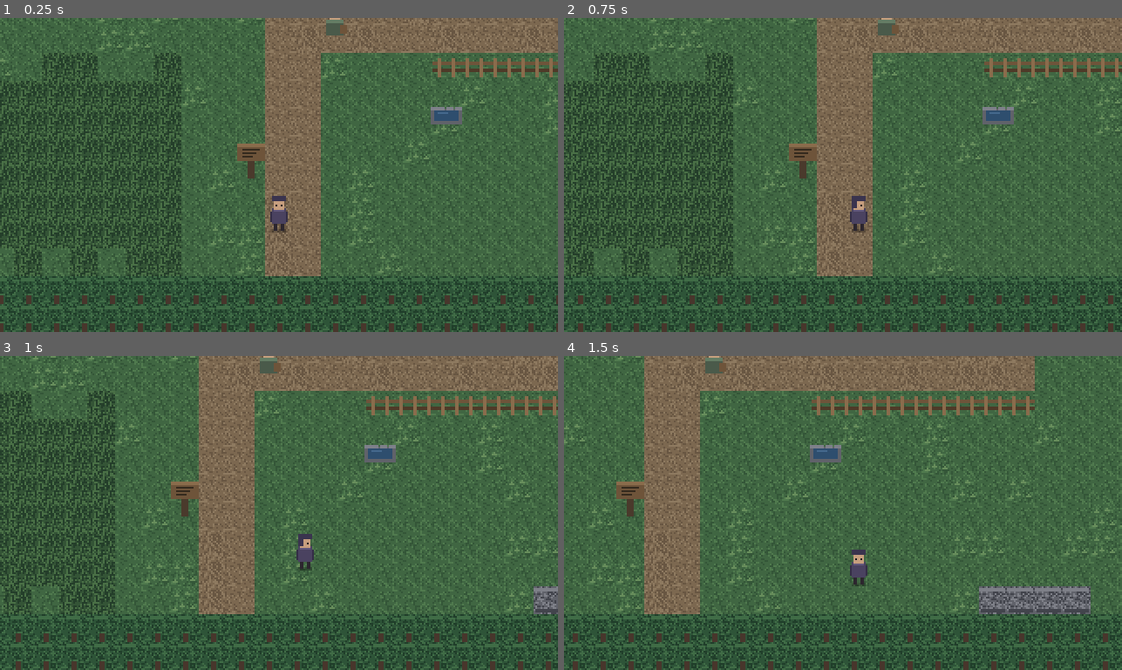
Above: before the commit, frames 1-4 (two rows, left to right).
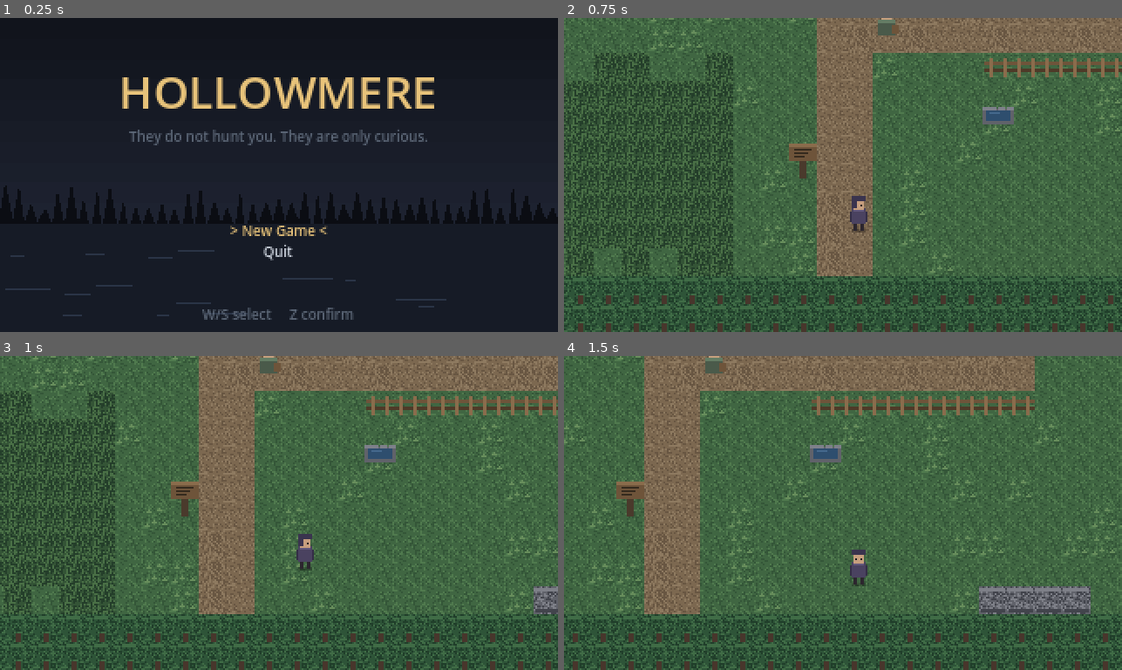
Above: after the commit, the same moments.

Repository: ducetruce/game
Game: Godot game, scene res://scenes/ui/title_screen.tscn
The game is run twice, just before and just after one commit, with the same random seed, the same clock (stepped at 60 frames per second) and the same inputs. Before the commit the project starts from res://scenes/overworld/overworld.tscn.
Inputs:
- Up to frame 1 (0.25 s): no input
- Up to frame 2 (0.75 s): tap Enter at 0.5 s; hold D (move_right) from 0.53 s (still down); hold Shift (run) from 0.53 s (still down); tap Z (interact) at 0.6 s
- Up to frame 3 (1 s): keep holding D (move_right); keep holding Shift (run)
- Up to frame 4 (1.5 s): release D (move_right) at 1.28 s; release Shift (run) at 1.28 s; hold S (move_down) from 1.28 s (still down); tap Shift (run) at 1.35 s

The runs differ from the first frame. In frame 1, 100% of the frame differs, in the area x 0-100%, y 0-100%; in frame 2, nothing differs; in frame 3, nothing differs; in frame 4, nothing differs.

Commit message:
Add a title screen so starting over does not mean deleting a file
The game booted straight into the overworld and silently resumed whatever
save it found, so starting over meant deleting user://savegame.json by
hand -- and the fresh-start experience could not be tested without leaving
the game.

scenes/ui/title_screen.tscn is now the main scene: Continue (offered only
when a save exists), New Game, Quit. Choosing New Game with a save present
confirms first, with the cursor starting on the answer that changes
nothing, so a destructive action is never one keypress away from someone
mashing through a menu. With no save there is nothing to lose and the
prompt is skipped.

A new game has to undo more than the file. Party and Inventory are
autoloads: they outlive the scene change into the overworld and seed their
defaults in _ready(), which runs once per process. A New Game started
after playing would have kept the previous run's creatures and coin while
claiming to be new. Both now expose reset_for_new_game(), called alongside
the erase, and their _ready() calls the same function so the starting
loadout has one definition and overworld.tscn still runs standalone.

Also fixes an error this surfaced: the input was marked handled after
acting on it, but change_scene_to_file takes the node out of the tree, so
get_viewport() was null by then. Decide, consume, then act.

Verified by driving the real key bindings through all four flows: no-save
(no Continue, straight in), Continue (restores a 3-creature/999-coin save
into the village), New Game -> Keep (save intact, back at title), and New
Game -> Erase (save gone, party back to 2, purse back to 60, default map).
Both screen states screenshotted under Xvfb.

Co-Authored-By: Claude Opus 5 <noreply@anthropic.com>
Claude-Session: https://claude.ai/code/session_01KqDWnzjoFFAM1KXhCF3S2g

Diff:
--- a/project.godot
+++ b/project.godot
@@ -7,7 +7,7 @@
 
 config/name="Hollowmere"
 config/description="A top-down monster-taming RPG. Original world, original creatures."
-run/main_scene="res://scenes/overworld/overworld.tscn"
+run/main_scene="res://scenes/ui/title_screen.tscn"
 config/features=PackedStringArray("4.3", "GL Compatibility")
 config/icon="res://icon.svg"
 
--- /dev/null
+++ b/scenes/ui/title_screen.tscn
@@ -0,0 +1,53 @@
+[gd_scene load_steps=2 format=3]
+
+[ext_resource type="Script" path="res://src/ui/title_screen.gd" id="1_title"]
+
+[node name="TitleScreen" type="Control"]
+anchors_preset = 15
+anchor_right = 1.0
+anchor_bottom = 1.0
+script = ExtResource("1_title")
+
+[node name="Title" type="Label" parent="."]
+anchor_right = 1.0
+offset_top = 24.0
+offset_bottom = 60.0
+theme_override_colors/font_color = Color(0.909804, 0.764706, 0.478431, 1)
+theme_override_font_sizes/font_size = 26
+text = "HOLLOWMERE"
+horizontal_alignment = 1
+vertical_alignment = 1
+
+[node name="Tagline" type="Label" parent="."]
+anchor_right = 1.0
+offset_top = 62.0
+offset_bottom = 74.0
+theme_override_colors/font_color = Color(0.364706, 0.407843, 0.470588, 1)
+theme_override_font_sizes/font_size = 8
+text = "They do not hunt you. They are only curious."
+horizontal_alignment = 1
+vertical_alignment = 1
+
+[node name="Prompt" type="RichTextLabel" parent="."]
+anchor_right = 1.0
+offset_top = 88.0
+offset_bottom = 110.0
+bbcode_enabled = true
+scroll_active = false
+theme_override_font_sizes/normal_font_size = 8
+
+[node name="Menu" type="RichTextLabel" parent="."]
+anchor_right = 1.0
+offset_top = 116.0
+offset_bottom = 156.0
+bbcode_enabled = true
+scroll_active = false
+theme_override_font_sizes/normal_font_size = 8
+
+[node name="Footer" type="RichTextLabel" parent="."]
+anchor_right = 1.0
+offset_top = 164.0
+offset_bottom = 176.0
+bbcode_enabled = true
+scroll_active = false
+theme_override_font_sizes/normal_font_size = 8
--- a/src/data/inventory.gd
+++ b/src/data/inventory.gd
@@ -15,10 +15,19 @@
 
 func _ready() -> void:
 	if coin <= 0 and _counts.is_empty():
-		coin = STARTING_COIN
-		# One free Draught so the very first encounter can be attuned without
-		# a shop trip first -- the shop is for restocking, not gatekeeping.
-		add("tempering_draught")
+		reset_for_new_game()
+
+
+## What a brand new game starts with. Called by the title screen's New Game,
+## and at startup so the overworld scene is playable on its own. Clears rather
+## than tops up: Inventory is an autoload and outlives the scene change, so a
+## New Game started after playing would otherwise keep the old purse.
+func reset_for_new_game() -> void:
+	coin = STARTING_COIN
+	_counts.clear()
+	# One free Draught so the very first encounter can be attuned without a
+	# shop trip first -- the shop is for restocking, not gatekeeping.
+	add("tempering_draught")
 
 
 func count(item_id: String) -> int:
--- a/src/data/party.gd
+++ b/src/data/party.gd
@@ -12,12 +12,19 @@
 
 func _ready() -> void:
 	if members.is_empty():
-		_seed_starting_party()
+		reset_for_new_game()
 
 
-## Until there is a title screen and a starter choice, the party is seeded here
-## so the overworld is playable. Step 6 replaces this with a loaded save.
-func _seed_starting_party() -> void:
+## The party a brand new game starts with. Called by the title screen's New
+## Game, and at startup so that running the overworld scene directly from the
+## editor still has something playable in it. There is no starter choice yet;
+## when there is, it replaces the body of this and nothing else.
+##
+## This clears rather than appends: Party is an autoload, so it outlives the
+## scene change into the overworld, and a New Game started after playing would
+## otherwise keep the previous run's creatures.
+func reset_for_new_game() -> void:
+	members.clear()
 	add(Creature.create("thistlecalf", 5))
 	add(Creature.create("emberwick", 5))
 
--- /dev/null
+++ b/src/ui/title_screen.gd
@@ -0,0 +1,213 @@
+extends Control
+## The game's front door: Continue, New Game, Quit.
+##
+## This exists mostly so starting over is reachable without deleting a file by
+## hand. The overworld still decides for itself whether to load a save (see
+## Overworld._ready) -- all this screen does is decide whether a save should
+## still be there when it looks, and reset the autoloads that outlive a scene
+## change when it should not be.
+
+const OVERWORLD_SCENE := "res://scenes/overworld/overworld.tscn"
+
+const COLOR_TEXT := "cfd6e0"
+const COLOR_DIM := "5d6878"
+const COLOR_SELECTED := "e8c37a"
+const COLOR_WARN := "c4614f"
+
+## Background palette. Placeholder art, drawn in code like the rest of it
+## until real art lands -- see docs/DESIGN.md § 6.
+const SKY_TOP := Color("11141c")
+const SKY_LOW := Color("1d2230")
+const WATER := Color("161b26")
+const WATER_GLINT := Color("2a3446")
+const TREELINE := Color("0b0d13")
+const HORIZON := 118.0
+
+enum Mode { MAIN, CONFIRM_NEW }
+enum Choice { CONTINUE, NEW_GAME, QUIT }
+
+var _mode: Mode = Mode.MAIN
+var _cursor := 0
+## Choice values, built at _ready: Continue only exists if a save does.
+var _choices: Array[int] = []
+## Starts on the answer that changes nothing. A destructive action should
+## never be one keypress away from a player who is mashing to skip.
+var _confirm_cursor := 1
+
+@onready var _menu: RichTextLabel = $Menu
+@onready var _prompt: RichTextLabel = $Prompt
+@onready var _footer: RichTextLabel = $Footer
+
+
+func _ready() -> void:
+	_build_choices()
+	_refresh()
+
+
+func _build_choices() -> void:
+	_choices.clear()
+	if SaveGame.has_save:
+		_choices.append(Choice.CONTINUE)
+	_choices.append(Choice.NEW_GAME)
+	_choices.append(Choice.QUIT)
+	_cursor = 0
+
+
+func _unhandled_input(event: InputEvent) -> void:
+	if not event.is_pressed() or event.is_echo():
+		return
+	if not _handles(event):
+		return
+	# Marked handled *before* acting on it: confirming a choice changes the
+	# scene, and get_viewport() is null the moment this node leaves the tree.
+	get_viewport().set_input_as_handled()
+	_act_on(event)
+
+
+func _handles(event: InputEvent) -> bool:
+	if event.is_action("move_up") or event.is_action("move_down"):
+		return true
+	if event.is_action("interact"):
+		return true
+	return _mode == Mode.CONFIRM_NEW and event.is_action("cancel")
+
+
+func _act_on(event: InputEvent) -> void:
+	if _mode == Mode.MAIN:
+		if event.is_action("move_down"):
+			_cursor = wrapi(_cursor + 1, 0, _choices.size())
+			_refresh()
+		elif event.is_action("move_up"):
+			_cursor = wrapi(_cursor - 1, 0, _choices.size())
+			_refresh()
+		else:
+			_activate()
+		return
+
+	if event.is_action("cancel"):
+		_leave_confirm()
+	elif event.is_action("interact"):
+		_answer_confirm()
+	else:
+		_confirm_cursor = 1 - _confirm_cursor
+		_refresh()
+
+
+func _activate() -> void:
+	match _choices[_cursor]:
+		Choice.CONTINUE:
+			_enter_overworld()
+		Choice.NEW_GAME:
+			# Only destructive if there is something to destroy.
+			if SaveGame.has_save:
+				_mode = Mode.CONFIRM_NEW
+				_confirm_cursor = 1
+				_refresh()
+			else:
+				_begin_new_game()
+		Choice.QUIT:
+			get_tree().quit()
+
+
+func _answer_confirm() -> void:
+	if _confirm_cursor == 0:
+		_begin_new_game()
+	else:
+		_leave_confirm()
+
+
+func _leave_confirm() -> void:
+	_mode = Mode.MAIN
+	_refresh()
+
+
+## Party and Inventory are autoloads, so they survive the scene change into
+## the overworld and would otherwise carry the previous run's creatures and
+## coin into a "new" game. Erasing the save file alone is not enough.
+func _begin_new_game() -> void:
+	SaveGame.erase()
+	Party.reset_for_new_game()
+	Inventory.reset_for_new_game()
+	_enter_overworld()
+
+
+func _enter_overworld() -> void:
+	get_tree().change_scene_to_file(OVERWORLD_SCENE)
+
+
+func _refresh() -> void:
+	if _mode == Mode.MAIN:
+		_prompt.text = ""
+		_footer.text = _centered("W/S select     Z confirm", COLOR_DIM)
+		var rows := PackedStringArray()
+		for i in _choices.size():
+			rows.append(_row(_label_for(_choices[i]), i == _cursor))
+		_menu.text = "\n".join(rows)
+		return
+
+	_prompt.text = "%s\n%s" % [
+		_centered("This erases your saved game.", COLOR_WARN),
+		_centered("There is only one, and it cannot be undone.", COLOR_DIM),
+	]
+	_footer.text = _centered("W/S select     Z confirm     X back", COLOR_DIM)
+	_menu.text = "\n".join(PackedStringArray([
+		_row("Erase it and start over", _confirm_cursor == 0),
+		_row("Keep my game", _confirm_cursor == 1),
+	]))
+
+
+func _label_for(choice: int) -> String:
+	match choice:
+		Choice.CONTINUE:
+			return "Continue"
+		Choice.NEW_GAME:
+			return "New Game"
+		_:
+			return "Quit"
+
+
+func _row(label: String, selected: bool) -> String:
+	if selected:
+		return _centered("> %s <" % label, COLOR_SELECTED)
+	return _centered(label, COLOR_TEXT)
+
+
+func _centered(text: String, colour: String) -> String:
+	return "[center][color=#%s]%s[/color][/center]" % [colour, text]
+
+
+func _draw() -> void:
+	var w := size.x
+	var h := size.y
+
+	# Flat bands rather than a true gradient: it reads cleaner at 320x180 and
+	# matches the flat-shaded look of the tile art.
+	var bands := 10
+	for i in bands:
+		var t := float(i) / float(bands - 1)
+		draw_rect(
+			Rect2(0.0, HORIZON * float(i) / float(bands), w, HORIZON / float(bands) + 1.0),
+			SKY_TOP.lerp(SKY_LOW, t))
+
+	draw_rect(Rect2(0.0, HORIZON, w, h - HORIZON), WATER)
+
+	# Fixed seed so the shoreline is the same every boot.
+	var rng := RandomNumberGenerator.new()
+	rng.seed = 20260913
+
+	for i in 16:
+		draw_rect(Rect2(
+			rng.randf() * w,
+			HORIZON + 4.0 + rng.randf() * (h - HORIZON - 8.0),
+			6.0 + rng.randf() * 24.0,
+			1.0), WATER_GLINT)
+
+	for i in 44:
+		var tx := -4.0 + float(i) * (w + 8.0) / 44.0
+		var tall := 9.0 + rng.randf() * 15.0
+		var wide := 5.0 + rng.randf() * 4.0
+		draw_colored_polygon(PackedVector2Array([
+			Vector2(tx - wide * 0.5, HORIZON),
+			Vector2(tx, HORIZON - tall),
+			Vector2(tx + wide * 0.5, HORIZON),
+		]), TREELINE)
Not shown, changed: README.md
Not shown, changed: docs/DESIGN.md
